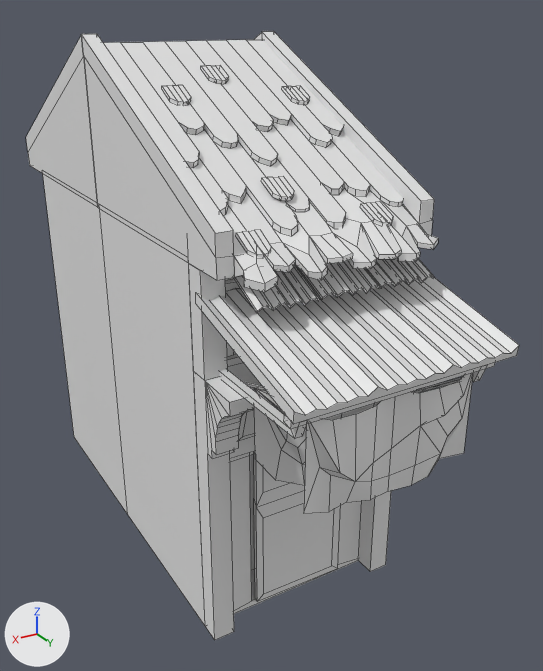
Two versions of the FBX model Assets/Assets/Environments/Meshes/Dioramas/SM_Facade_OldQuarter_Simple_01.fbx, one commit apart.
Both versions are drawn from a camera (50 mm lens) standing at (-69.6, -70.52, 25.49) and looking at (-75.15, -79.76, 20.87). Every picture has the same lights, and +X, +Y and +Z are marked at lower left. The older version comes first. Mesh edges are drawn as thin lines. Where no turn or scale is listed for an object, it has been applied to the vertices. Vertices at exactly the same position are counted once.

Names of what the first picture shows: 'SM_Facade_OldQuarter_Simple_01'.
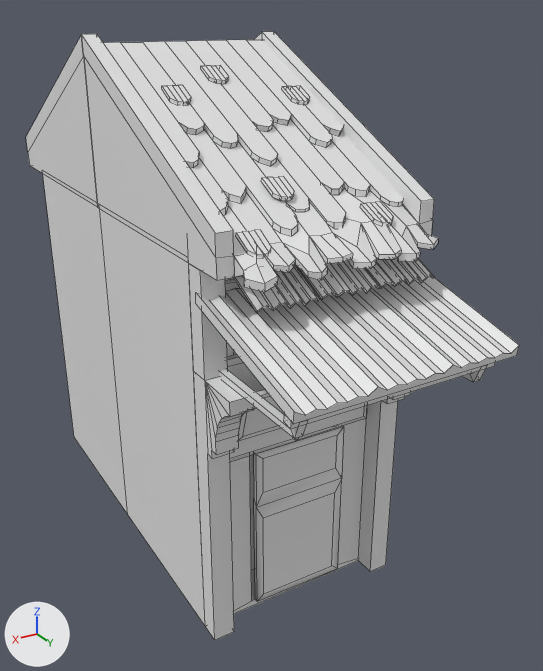
The newer file is also turned or shifted as a whole; pictures and numbers use the older file's frame.

What changed in the scene script:
```text
Change me_cube_195:
    used by ob_sm_facade_oldquarter_simple_01; location = (-73.0, -78.0, 17.53)
    verts and faces of me_cube_195; kept vertices keep their numbers, new ones are numbered from 1084
    before: 20 (-3.0, 0.0, 0.0), 21 (0.0, 0.0, 0.0) at pixel (205, 626), 22 (-3.0, 0.0, 4.0), 23 (0.0, 0.0, 4.0) at pixel (193, 371), 24 (-2.24, 0.0, 2.82)
    before: 25 (-2.24, 0.0, 0.1), 26 (-0.76, 0.0, 0.1) at pixel (251, 600), 27 (-0.76, 0.0, 2.82), 568 (-0.3, 0.3, 0.0) at pixel (234, 631), 569 (0.0, 0.3, 0.0) at pixel (214, 640)
    before: 570 (-0.3, 0.3, 4.0), 571 (0.0, 0.3, 4.0) at pixel (204, 380), 572 (-0.3, 0.0, 4.0), 573 (-0.3, 0.0, 0.0), 574 (0.0, 0.0, 0.0) at pixel (205, 626)
    before: 575 (0.0, 0.0, 4.0) at pixel (193, 371), 577 (0.0, 0.3, 3.0) at pixel (207, 453)
    remove me_cube_195.from_pydata(...)  # 1084 vertices, 871 faces; spans x -3.0..0.02, y -7.1..2.28, z 0.0..7.7
    add me_cube_195.from_pydata(...)  # 1006 vertices, 804 faces; spans x -3.0..0.02, y -7.1..2.28, z 0.0..7.7
    me_cube_195 part 1: the loose piece of 36 vertices spanning x -2.65..-0.32, y 1.84..2.18, z 2.91..4.24 is deleted
    me_cube_195 part 2: the loose piece of 22 vertices spanning x -1.73..-0.44, y 0.62..1.36, z 2.59..3.97 is deleted
    me_cube_195 part 3: the loose piece of 20 vertices spanning x -2.76..-0.26, y 0.58..1.91, z 3.73..4.06 is deleted
    me_cube_195 part 4
    add delete_faces([(20, 25, 26, 21), (21, 26, 27, 23), (22, 23, 27, 24), (572, 573, 574, 575), (569, 577, 571, 575, 574), (570, 572, 575, 571)])
    add delete_faces([(568, 569, 574, 573)])
    add faces += [(21, 23, 572, 573), (21, 569, 577, 571, 23), (23, 571, 570, 572), (21, 573, 568, 569), (20, 25, 26, 574), (26, 27, 575, 574)]
    add faces += [(22, 575, 27, 24)]
```

Location of each change, (x1, y1, x2, y2) in pixels of the pictures (543 x 671 px; the box of a moved part takes in the faces that stretch with it):
part 1 of me_cube_195, deleted
    before: (304, 373, 473, 513)
part 2 of me_cube_195, deleted
    before: (254, 388, 374, 486)
part 3 of me_cube_195, deleted (mostly hidden)
    before: (243, 378, 461, 393)
part 4 of me_cube_195, moved or reshaped
    both: (194, 363, 359, 640)
